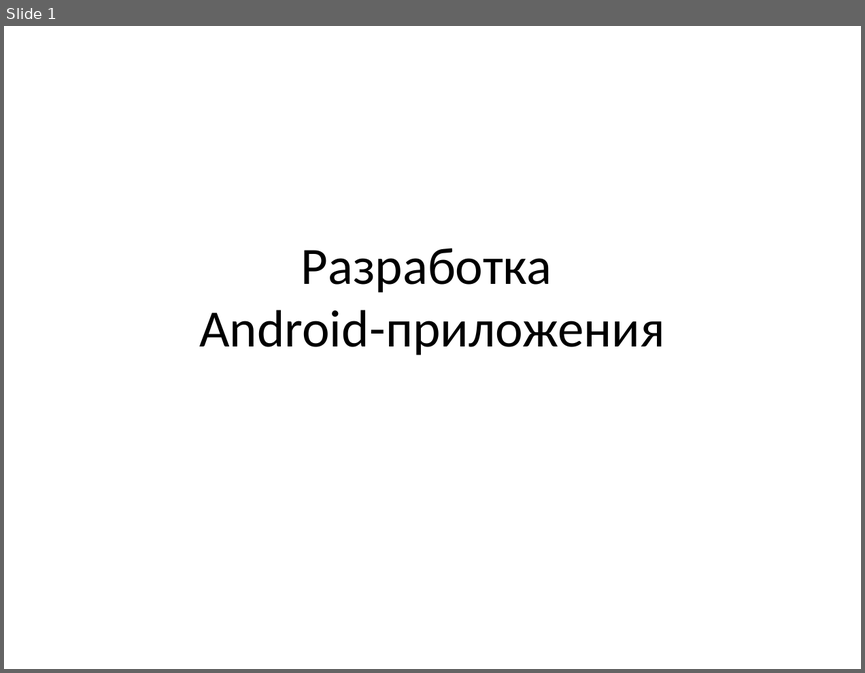
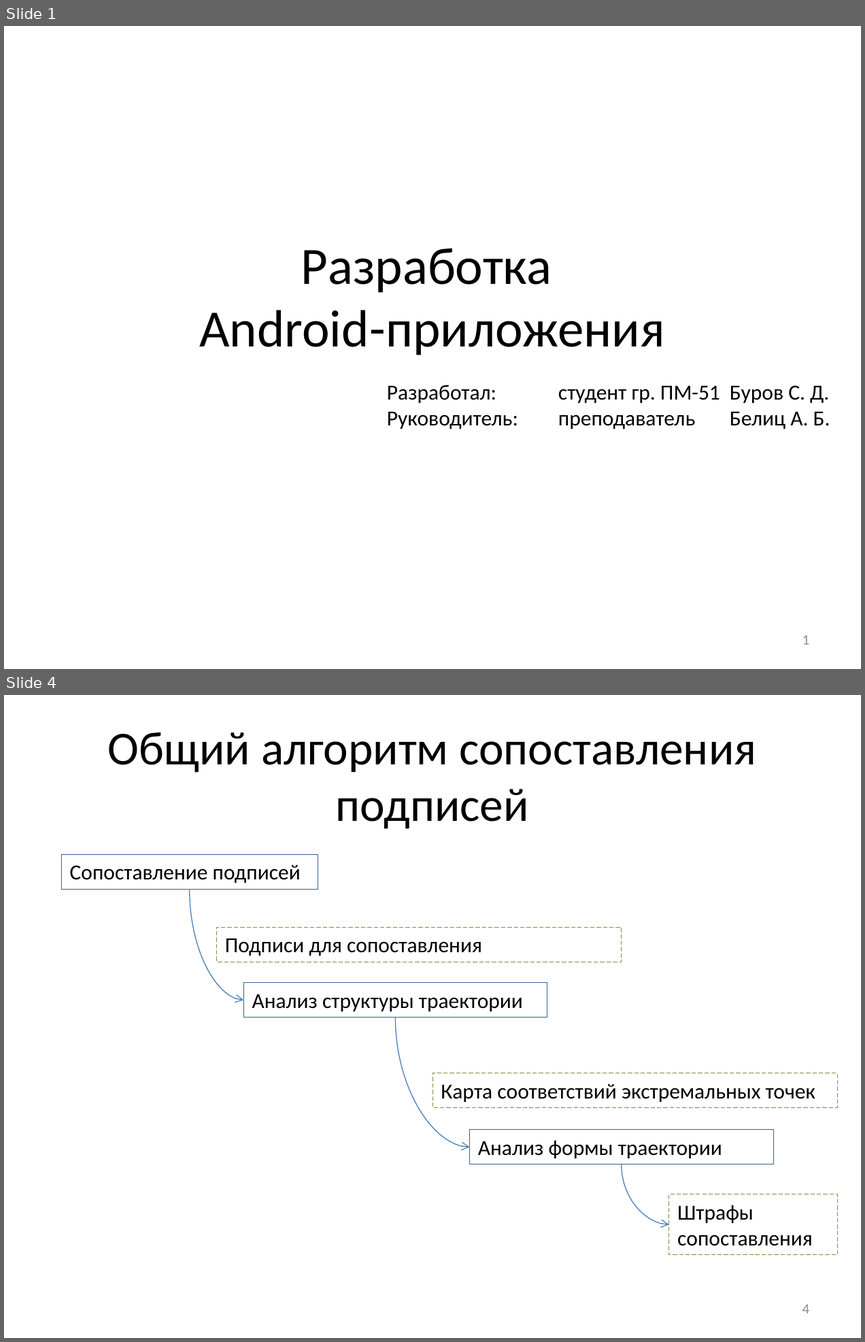
Before and after one commit to ilionsd/explanatory_note, a slide deck: Диплом.Презентация.pptx. Shown one above the other, each under a label of ours: slide 1 before the commit, slides 1 and 4 after it; the slides between them are not shown. The pictures are 865x673 and 865x1342 pixels, drawn with LibreOffice and Linux fonts; fonts in the diff are those of the drawing. Boxes give left, top, right and bottom in pixels: in the first picture for what was removed or moved away, otherwise in the second. Text is boxed around its words. In the diff, an @@ line names an element or a change of style, - is before the commit and + after.

```diff
--- a/Диплом.Презентация.pptx
+++ b/Диплом.Презентация.pptx
@@ slide 4 added at bbox=[4, 695, 861, 1338], background #FFFFFF @@
@@ title added at bbox=[108, 732, 756, 829], 39.6 pt, text #000000 @@
+Общий алгоритм сопоставления подписей
@@ rectangle added at bbox=[61, 854, 317, 889], outline #376092 0.75 pt, 18 pt, text #000000 @@
+Сопоставление подписей
@@ curved arrow added from (190, 889) to (244, 1000), #4B7EBC 0.75 pt @@
@@ rectangle added at bbox=[216, 927, 621, 962], outline #77933C 0.75 pt dashed, 18 pt, text #000000 @@
+Подписи для сопоставления
@@ rectangle added at bbox=[244, 983, 547, 1017], outline #376092 0.75 pt, 18 pt, text #000000 @@
+Анализ структуры траектории
@@ curved arrow added from (396, 1017) to (469, 1147), #4B7EBC 0.75 pt @@
@@ rectangle added at bbox=[432, 1073, 837, 1107], outline #77933C 0.75 pt dashed, 18 pt, text #000000 @@
+Карта соответствий экстремальных точек
@@ rectangle added at bbox=[469, 1130, 772, 1164], outline #376092 0.75 pt, 18 pt, text #000000 @@
+Анализ формы траектории
@@ curved arrow added from (621, 1164) to (669, 1225), #4B7EBC 0.75 pt @@
@@ rectangle added at bbox=[669, 1193, 838, 1255], outline #77933C 0.75 pt dashed, 18 pt, text #000000 @@
+Штрафы
+сопоставления
@@ page number added at bbox=[802, 1304, 810, 1313], 12 pt, text #8C8C8C @@
+4
@@ slide 1 changed as well @@
@@ text added at bbox=[387, 384, 830, 429], 18 pt, text #000000 @@
+Разработал: студент гр. ПМ-51 Буров С. Д.
+Руководитель: преподаватель Белиц А. Б.
@@ page number added at bbox=[802, 635, 810, 644], 12 pt, text #8C8C8C @@
+1
```
Also in this commit, not shown: 1 other slide changed, 5 other slides added, 1 slide removed.
